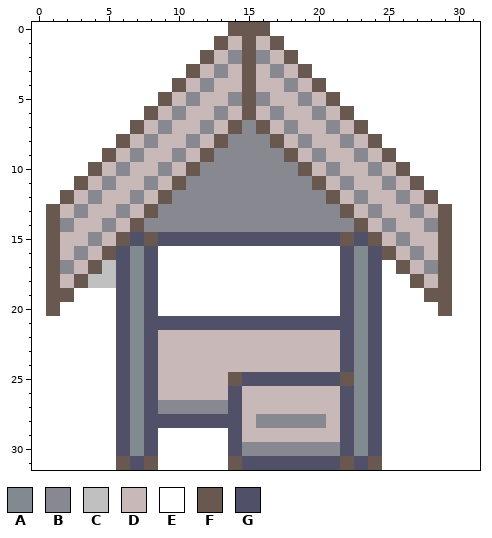
Two versions of one pixel-art sprite, Assets/Art/Buildings/guardhouse-export.png. That is the earlier state.
The file is 32x32 pixels.
Palette (. is transparent): A #818a8f  B #888890  C #c0c0c0  D #c8b8b8  E #ffffff  F #685850  G #505068
After:
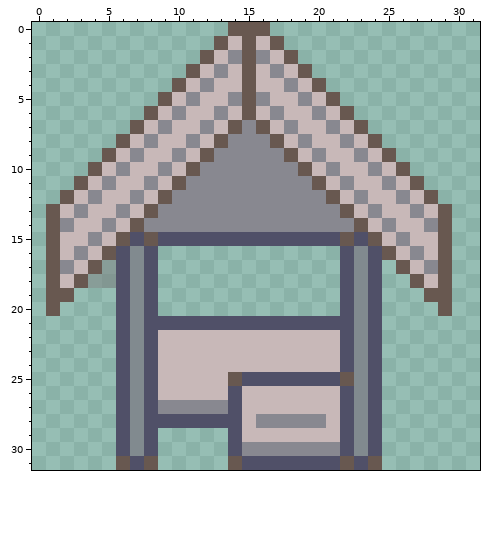
Edits made:
Colour C changes from #c0c0c0 to #78787877.
Colour E is gone in row 0 at x 0 to 13 and 17 to 31; in row 1 at x 0 to 12 and 18 to 31; in row 2 at x 0 to 11 and 19 to 31; in row 3 at x 0 to 10 and 20 to 31; in row 4 at x 0 to 9 and 21 to 31; in row 5 at x 0 to 8 and 22 to 31.
Colour E is gone in row 6 at x 0 to 7 and 23 to 31; in row 7 at x 0 to 6 and 24 to 31; in row 8 at x 0 to 5 and 25 to 31; in row 9 at x 0 to 4 and 26 to 31; in row 10 at x 0 to 3 and 27 to 31; in row 11 at x 0 to 2 and 28 to 31.
Colour E is gone in row 12 at x 0 to 1 and 29 to 31; in rows 13 to 15 at x 0 and 30 to 31; in row 16 at x 0, 9 to 21 and 30 to 31; in row 17 at x 0, 9 to 21, 25 and 30 to 31; in row 18 at x 0, 9 to 21, 25 to 26 and 30 to 31; in row 19 at x 0, 3 to 5, 9 to 21, 25 to 27 and 30 to 31.
Colour E is gone in row 20 at x 0, 2 to 5, 9 to 21, 25 to 28 and 30 to 31; in rows 21 to 28 at x 0 to 5 and 25 to 31; in rows 29 to 31 at x 0 to 5, 9 to 13 and 25 to 31.
